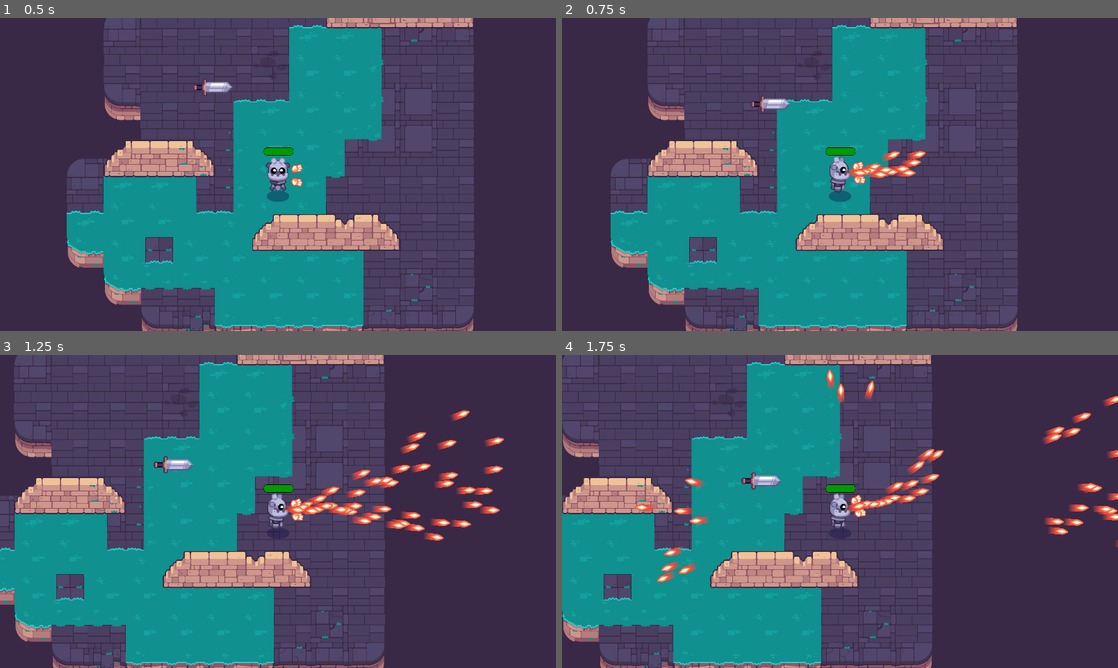
Above: before the commit, frames 1-4 (two rows, left to right).
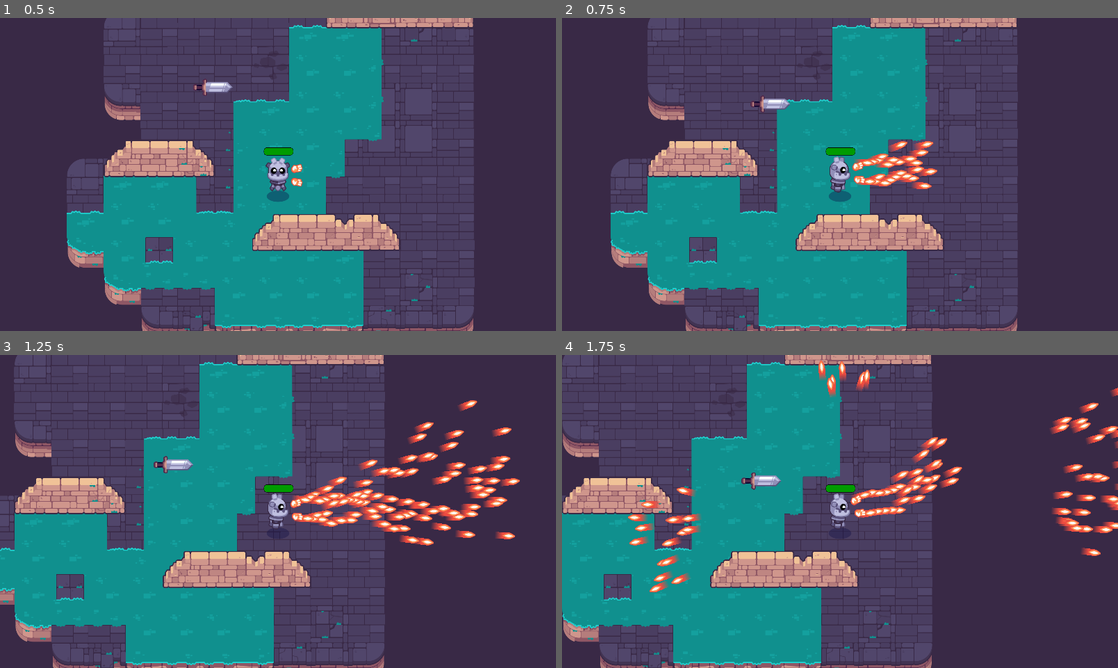
Above: after the commit, the same moments.

Repository: raweggyolk/Path-of-Sorcerers
Game: Godot game, scene res://game.tscn
Two runs of this game, one before a commit and one after it. Both use one fixed random seed, a clock stepped at 60 frames per second and the inputs below.
Inputs (mouse positions are in pixels of both pictures, inside the frame that each line leads up to):
- Up to frame 1 (0.5 s): no input
- Up to frame 2 (0.75 s): tap Enter at 0.5 s; move the mouse to (962, 158) at 0.52 s; press the mouse at (962, 158) at 0.53 s; hold D (move_right) from 0.53 s (still down)
- Up to frame 3 (1.25 s): keep holding D (move_right); tap Space at 0.77 s
- Up to frame 4 (1.75 s): release D (move_right) at 1.25 s; release the mouse at (962, 495) at 1.25 s; drag from (728, 527) to (1062, 439) at 1.27 s

Frame 1 is identical in both runs. In frame 2, 1.3% of the frame differs, in the area x 51-68%, y 39-55%; in frame 3, 5.5%; in frame 4, 5.7%, in the area x 11-100%, y 1-76%.

Commit message:
double bullets

Diff:
--- a/M10.twin_stick_workbook/mob.gd
+++ b/M10.twin_stick_workbook/mob.gd
@@ -3,7 +3,7 @@
 @export var max_speed := 300.0
 @export var acceleration := 700.0
 @export var health := 100: set = set_health
-var damage := 10
+var damage := 20
 
 var _player: Player = null
 
--- a/M10.twin_stick_workbook/player.tscn
+++ b/M10.twin_stick_workbook/player.tscn
@@ -62,6 +62,11 @@
 
 [node name="Weapon" parent="WeaponPivot/WeaponAnchor" instance=ExtResource("5_l7lvd")]
 z_index = 1
+position = Vector2(30, -31)
+
+[node name="Weapon2" parent="WeaponPivot/WeaponAnchor" instance=ExtResource("5_l7lvd")]
+z_index = 1
+position = Vector2(30, 34)
 
 [node name="HandLeft" type="Sprite2D" parent="WeaponPivot/WeaponAnchor"]
 position = Vector2(-3, -24)
